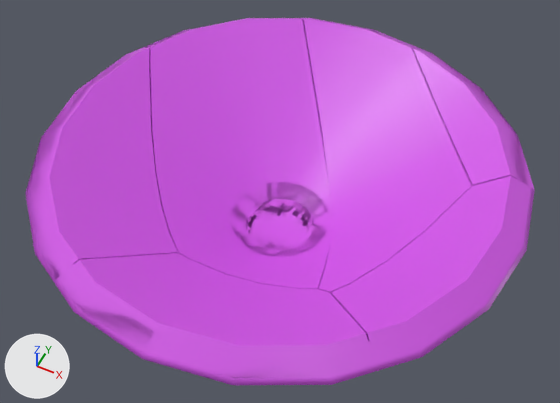
One commit to the FBX model Rat House Guest/Assets/__HouseGuestProject/Models/Kitchen/Fruit bowl - Proxy.fbx: the scene before it, then after it.
One viewpoint serves both versions: a camera (50 mm lens) standing at (3.142, 1.528, 2.5) and looking at (2.737, 2.338, 1.487). Lighting does not change. The marker at lower left points along +X, +Y and +Z. Where no turn or scale is listed for an object, it has been applied to the vertices.

Objects in the first picture: 'Fruit_Bowl', 'Fruit_Bowl_cell', 'Fruit_Bowl_cell.001', 'Fruit_Bowl_cell.002', 'Fruit_Bowl_cell.003', 'Fruit_Bowl_cell.004', 'Fruit_Bowl_cell.005'.
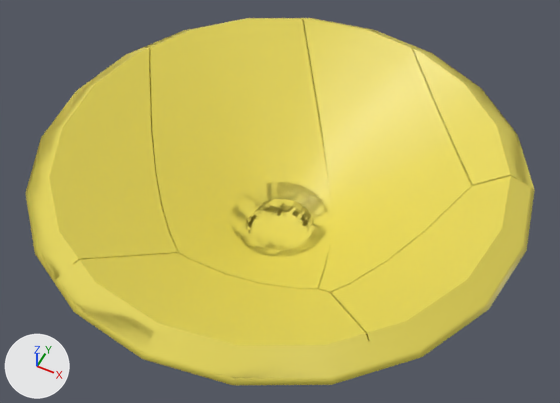
What the commit changed:
Material 'Material.046' (mat_material_046) changes colour from purple #d357e7 to yellow #e7d857; in linear values from (0.649, 0.0959, 0.801) to (0.801, 0.685, 0.0959).

What differs and where, as boxes (x1, y1, x2, y2) in the pictures (560 x 403 px):
'Fruit_Bowl_cell', recoloured (purple to yellow): (148, 19, 331, 289) in both
'Fruit_Bowl_cell.005', recoloured (purple to yellow): (303, 19, 472, 294) in both
'Fruit_Bowl', recoloured (purple to yellow): (25, 18, 535, 385) in both
'Fruit_Bowl_cell.004', recoloured (purple to yellow): (26, 48, 178, 282) in both
'Fruit_Bowl_cell.001', recoloured (purple to yellow): (59, 253, 368, 384) in both
'Fruit_Bowl_cell.002', recoloured (purple to yellow): (331, 176, 516, 366) in both
'Fruit_Bowl_cell.003', recoloured (purple to yellow): (409, 44, 534, 189) in both
